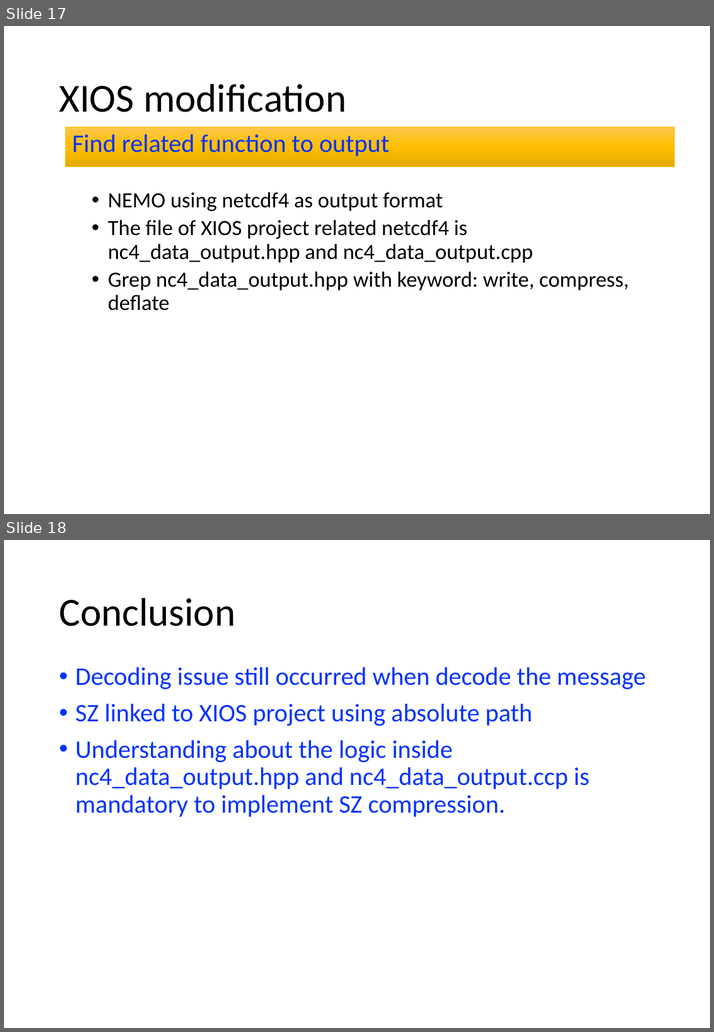
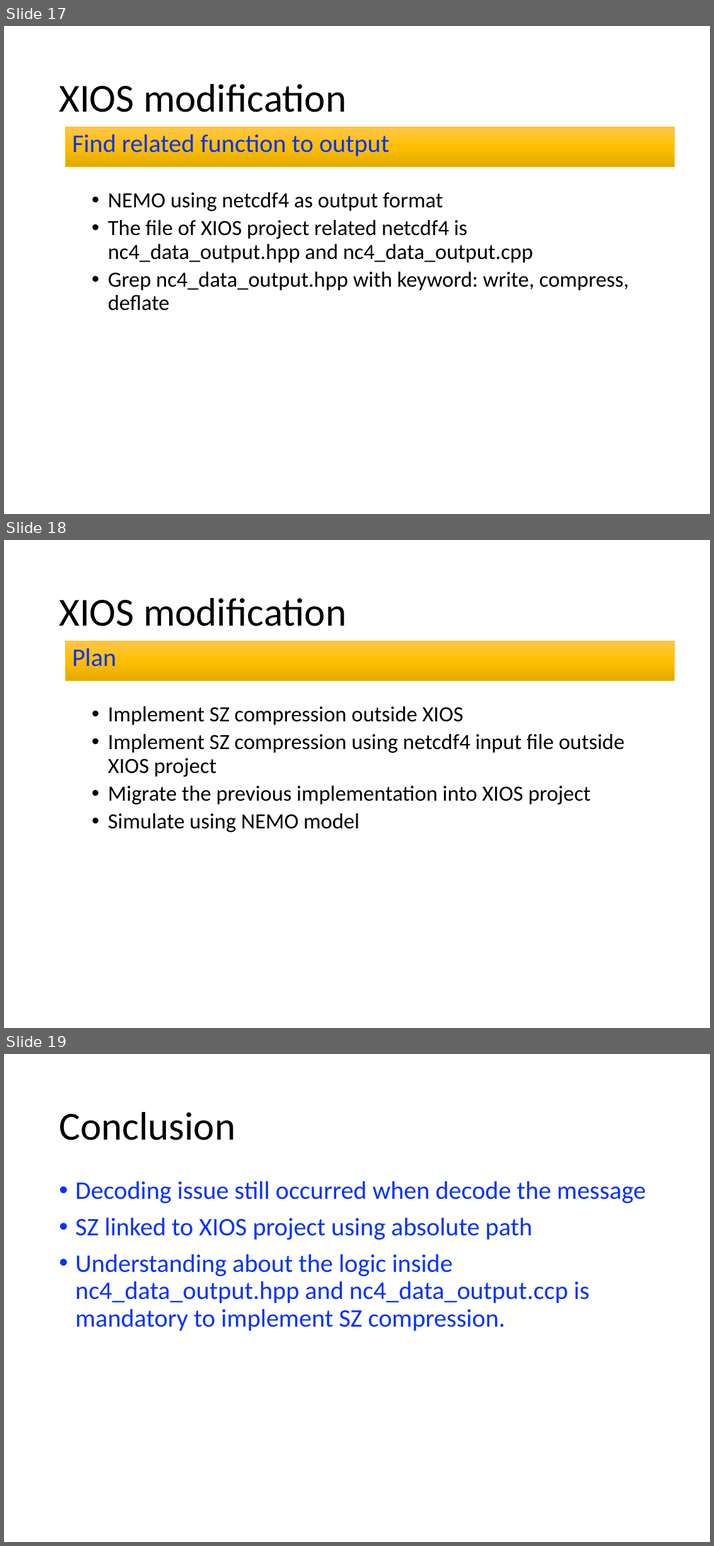
Before and after one commit to dhanifudin/presentation, a slide deck: oran/O-RAN 20230320-20230324.pptx. Shown one above the other, each under a label of ours: slides 17 and 18 before the commit, slides 17, 18 and 19 after it. The pictures are 714x1032 and 714x1546 pixels, drawn with LibreOffice and Linux fonts; fonts in the diff are those of the drawing. Boxes give left, top, right and bottom in pixels: in the first picture for what was removed or moved away, otherwise in the second. Text is boxed around its words. In the diff, an @@ line names an element or a change of style, - is before the commit and + after.

```diff
--- a/oran/O-RAN 20230320-20230324.pptx
+++ b/oran/O-RAN 20230320-20230324.pptx
@@ slide 18 added at (4,540,710,1028), background #FFFFFF @@
@@ title added at (59,598,346,626), 44 pt, text #000000 @@
+XIOS modification
@@ rectangle added at (65,641,674,680), fill gradient #FFC64B to #FFC000 to #E3AB00, outline #FFC000 0.5 pt, 28 pt, text #0432FF @@
+Plan
@@ text added at (108,706,624,832), 24 pt, text #000000 @@
+  • Implement SZ compression outside XIOS
+  • Implement SZ compression using netcdf4 input file outside XIOS project
+  • Migrate the previous implementation into XIOS project
+  • Simulate using NEMO model
@@ what was slide 18 is now slide 19 @@
```
Also in this commit, not shown: 1 slide changed.
